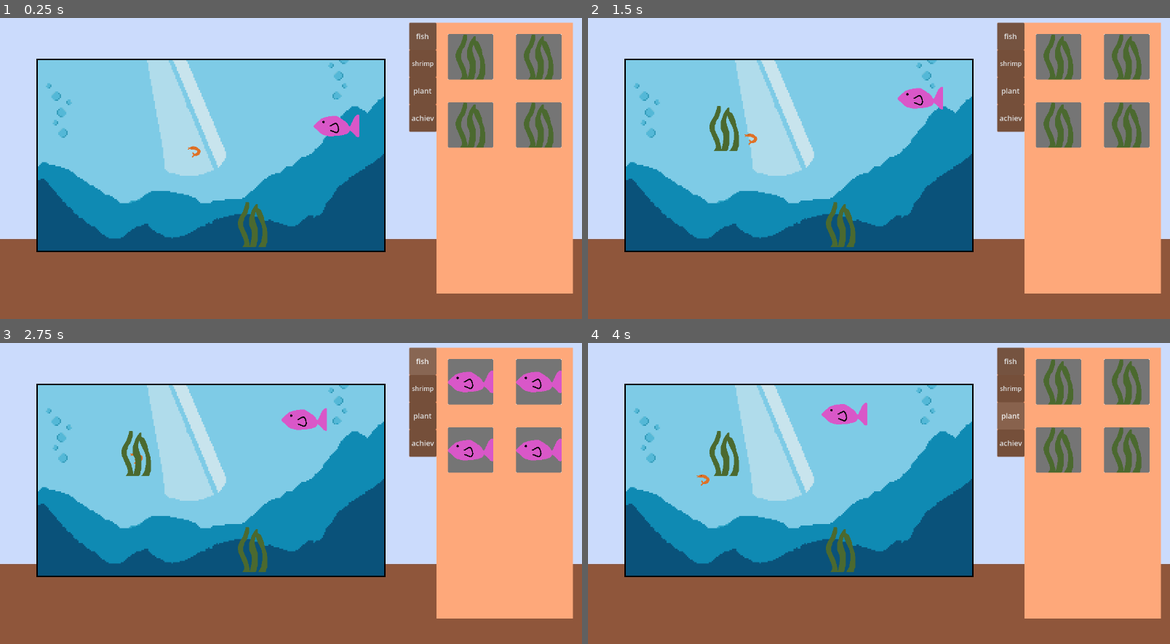
Above: before the commit, frames 1-4 (two rows, left to right).
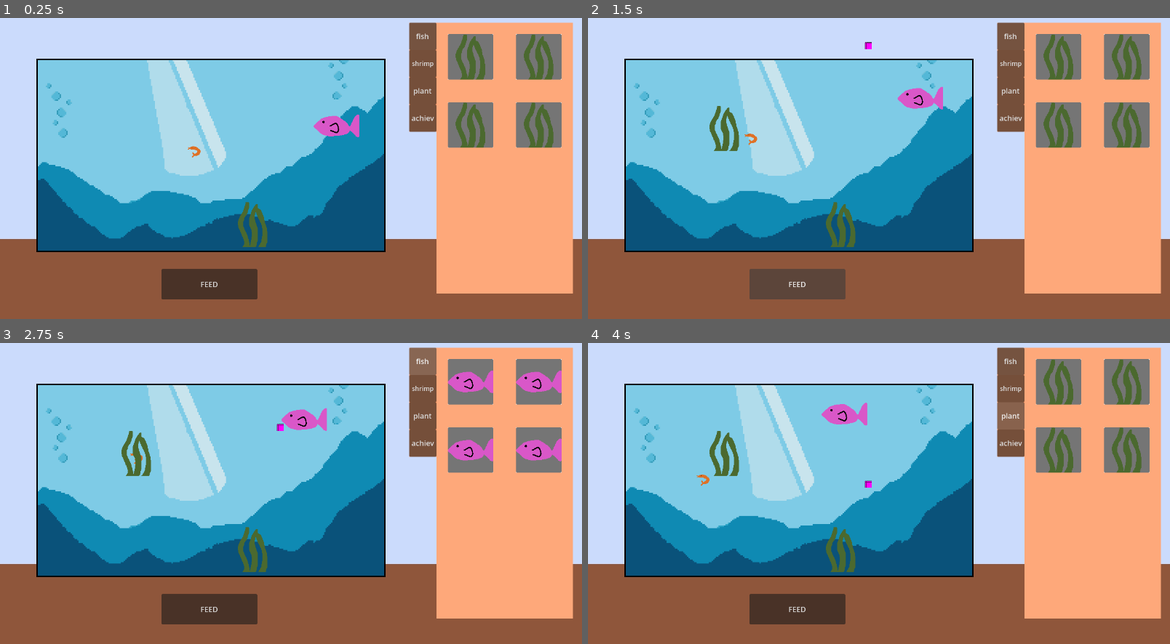
Above: after the commit, the same moments.

Repository: RayYRE/ClickNClaw
Game: Godot game, scene res://scenes/game.tscn
Two runs of this game, one before a commit and one after it. Both use one fixed random seed, a clock stepped at 60 frames per second and the inputs below. The project has no main scene, so this scene is started directly.
Inputs (mouse positions are in pixels of both pictures, inside the frame that each line leads up to):
- Up to frame 1 (0.25 s): no input
- Up to frame 2 (1.5 s): click (1059, 57) at 0.52 s; click (797, 282) at 1.25 s, where only the run after the commit has a clickable "FEED"
- Up to frame 3 (2.75 s): click "fish" at 2 s
- Up to frame 4 (4 s): click "shrimp" at 2.75 s; click "plant" at 3.5 s

The runs differ from the first frame. In frame 1, 1.7% of the frame differs, in the area x 27-45%, y 83-94%; in frame 2, 1.7%, in the area x 27-49%, y 7-94%; in frame 3, 1.7%; in frame 4, 1.7%.

Commit message:
feedingbutton

Diff:
--- /dev/null
+++ b/scenes/feedbutton.tscn
@@ -0,0 +1,14 @@
+[gd_scene format=3 uid="uid://b32tx81v5i5i4"]
+
+[ext_resource type="Script" uid="uid://b5guol8sw0u8r" path="res://scripts/feedbutton.gd" id="1_tdl7j"]
+
+[node name="FeedButton" type="Node2D" unique_id=64593579]
+script = ExtResource("1_tdl7j")
+
+[node name="Button" type="Button" parent="." unique_id=624189921]
+offset_right = 211.0
+offset_bottom = 67.0
+text = "FEED
+"
+
+[connection signal="pressed" from="Button" to="." method="_on_button_pressed"]
--- a/scenes/food.tscn
+++ b/scenes/food.tscn
@@ -1,4 +1,6 @@
-[gd_scene format=3 uid="uid://cd8j5bt5wrrvo"]
+[gd_scene format=3 uid="uid://g0fv2iydb4k3"]
+
+[ext_resource type="Script" uid="uid://xw1ovidsts3j" path="res://scripts/food.gd" id="1_xven1"]
 
 [sub_resource type="PlaceholderTexture2D" id="PlaceholderTexture2D_2glmo"]
 size = Vector2(15, 15)
@@ -7,6 +9,7 @@
 radius = 8.0
 
 [node name="Food" type="CharacterBody2D" unique_id=983806259]
+script = ExtResource("1_xven1")
 
 [node name="FoodSprite" type="Sprite2D" parent="." unique_id=969833797]
 texture = SubResource("PlaceholderTexture2D_2glmo")
--- a/scenes/game.tscn
+++ b/scenes/game.tscn
@@ -1,14 +1,15 @@
 [gd_scene format=3 uid="uid://8da45sbk324g"]
 
-[ext_resource type="PackedScene" uid="uid://dm4ooagv0m6rt" path="res://scenes/aquarium.tscn" id="1_lnu2h"]
+[ext_resource type="PackedScene" uid="uid://drj524b5dh254" path="res://scenes/aquarium.tscn" id="1_lnu2h"]
 [ext_resource type="Texture2D" uid="uid://bfmgwtt0jhcst" path="res://assets/temp_background.jpeg" id="1_p57ef"]
 [ext_resource type="Script" uid="uid://01amndesneyd" path="res://scripts/game.gd" id="1_u5sy4"]
 [ext_resource type="PackedScene" uid="uid://biuvn2mfdn21m" path="res://scenes/fish.tscn" id="2_lbhrr"]
 [ext_resource type="PackedScene" uid="uid://dxmyvuvblfuck" path="res://scenes/shrimp.tscn" id="3_iywne"]
 [ext_resource type="Resource" uid="uid://dggpd85m7sfmx" path="res://resources/shrimp/shrimp1.tres" id="5_u5sy4"]
-[ext_resource type="PackedScene" path="res://scenes/plant.tscn" id="7_gee14"]
+[ext_resource type="PackedScene" uid="uid://5pcgcschsra1" path="res://scenes/plant.tscn" id="7_gee14"]
 [ext_resource type="Resource" uid="uid://bwdd86bvetua" path="res://resources/plant/plant1.tres" id="8_gee14"]
 [ext_resource type="PackedScene" uid="uid://31k64isk8h34" path="res://scenes/Notebook/notebook.tscn" id="9_0tnpc"]
+[ext_resource type="PackedScene" uid="uid://b32tx81v5i5i4" path="res://scenes/feedbutton.tscn" id="10_vtaks"]
 
 [node name="Game" type="Node2D" unique_id=2143538859]
 script = ExtResource("1_u5sy4")
@@ -41,4 +42,7 @@
 [node name="Notebook" parent="." unique_id=987489432 instance=ExtResource("9_0tnpc")]
 position = Vector2(900, 68)
 
+[node name="FeedButton" parent="." unique_id=64593579 instance=ExtResource("10_vtaks")]
+position = Vector2(355, 610)
+
 [connection signal="timeout" from="Period" to="." method="_on_period_timeout"]
--- /dev/null
+++ b/scripts/feedbutton.gd
@@ -0,0 +1,17 @@
+extends Node2D
+
+signal feed
+
+# Called when the node enters the scene tree for the first time.
+func _ready() -> void:
+	pass # Replace with function body.
+
+
+# Called every frame. 'delta' is the elapsed time since the previous frame.
+func _process(delta: float) -> void:
+	pass
+
+
+func _on_button_pressed() -> void:
+	emit_signal("feed")
+	pass # Replace with function body.
--- /dev/null
+++ b/scripts/food.gd
@@ -0,0 +1,20 @@
+extends CharacterBody2D
+
+
+const SPEED = 5.0
+const GRAVITY = 100
+
+
+func _physics_process(delta: float) -> void:
+	# Add the gravity.
+	velocity.y = GRAVITY
+
+	# Get the input direction and handle the movement/deceleration.
+	# As good practice, you should replace UI actions with custom gameplay actions.
+	var direction := randi() % 2
+	if (direction > 1):
+		velocity.x = direction * SPEED
+	else:
+		velocity.x = move_toward(velocity.x, 0, SPEED)
+
+	move_and_slide()
--- a/scripts/game.gd
+++ b/scripts/game.gd
@@ -15,10 +15,12 @@
 var fish_scene = load("res://scenes/fish.tscn")
 var shrimp_scene = load("res://scenes/shrimp.tscn")
 var plant_scene = load("res://scenes/plant.tscn")
+var food_scene = load("res://scenes/food.tscn")
 
 # Called when the node enters the scene tree for the first time.
 func _ready() -> void:
 	$Notebook.connect("spawn", _on_spawn_pressed)
+	$FeedButton.connect("feed", _feed)
 	fish_count = 1
 	shrimp_count = 1
 	food_count = 0
@@ -90,3 +92,16 @@
 	money_count += money
 	food_count -= 1
 	pass
+
+func _feed():
+	var foodspawn_x_min = 85
+	var foodspawn_x_max = 840
+	var foodspawn_y = 100
+
+	var foodspawn_x = (randi() % (foodspawn_x_max - foodspawn_x_min)) + 85
+
+	food_count += 1
+	var food_instance = food_scene.instantiate()
+	food_instance.global_position = Vector2(foodspawn_x, foodspawn_y)
+	add_child(food_instance)
+	pass
Not shown, added: scripts/feedbutton.gd.uid
Not shown, added: scripts/food.gd.uid
